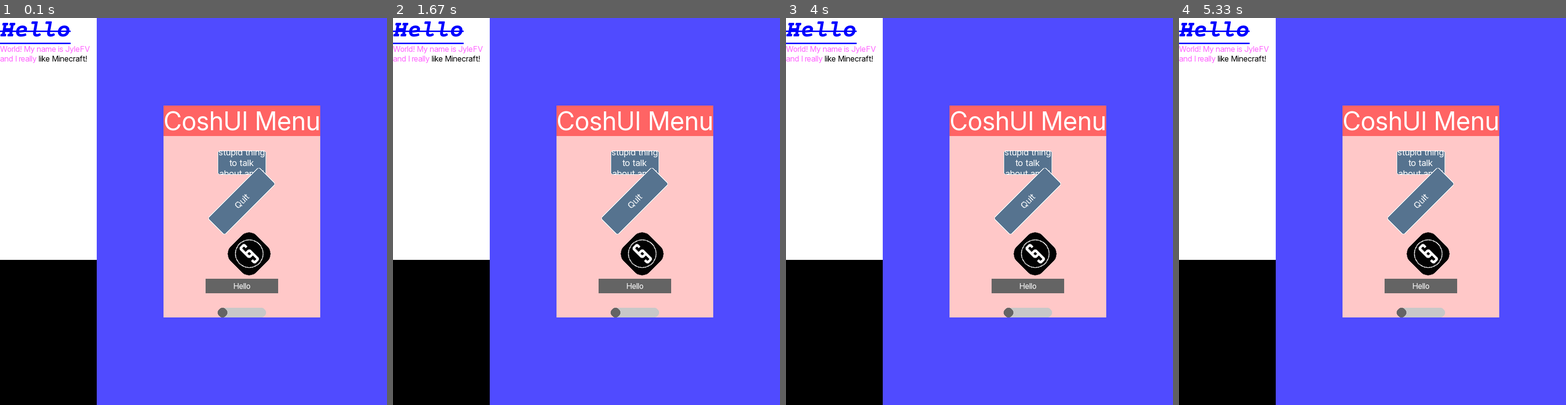
Above: before the commit, frames 1-4 (left to right).
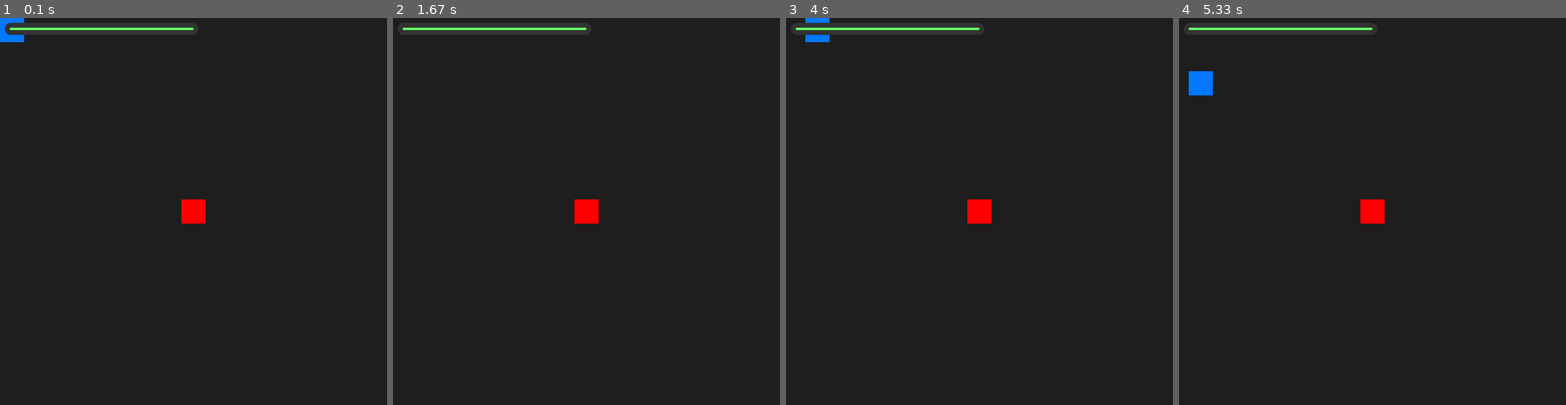
Above: after the commit, the same moments.

Repository: JyleFV/CoshUI
Game: pygame game, started from examples/example_pygame.py
The game is run twice, just before and just after one commit, with the same random seed, the same clock (stepped at 60 frames per second) and the same inputs.
Inputs (mouse positions are in pixels of both pictures, inside the frame that each line leads up to):
- Up to frame 1 (0.1 s): no input
- Up to frame 2 (1.67 s): hold D 0.33-0.8 s; move the mouse to (571, 226) at 0.37 s; hold W 0.83-1.13 s
- Up to frame 3 (4 s): hold A 1.67-2.2 s; hold S 2.23-2.53 s; hold A 2.57-2.97 s; hold D from 3.4 s (still down)
- Up to frame 4 (5.33 s): release D at 4.03 s; hold S 4.07-4.43 s; hold A 4.47-4.93 s; hold D from 4.97 s (still down)

The runs differ from the first frame. In frame 1, 100% of the frame differs, in the area x 0-100%, y 0-100%; in frame 2, 100%; in frame 3, 100%; in frame 4, 100%.

Commit message:
Fixed bold and italic bug in CoshML, CHANGELOG, and README

Diff:
--- a/examples/example_moderngl_glfw.py
+++ b/examples/example_moderngl_glfw.py
@@ -16,13 +16,13 @@
     ctx = moderngl.create_context()
     backend = cui.ModernGLBackend(ctx, cui.GLFW)
     itemList = ["Hello", "World", "My", "Name"]
-    cui.add_class("header", cui.TextStyle(color=(255, 0, 0), italic=True, font="Courier", bold=True, strikethrough=True, underline=True, font_size=48))
+    # cui.add_class("header", cui.TextStyle(color=(255, 0, 0), italic=True, font="Courier", bold=True, strikethrough=True, underline=True, font_size=48))
 
     while not glfw.window_should_close(window):
         ctx.clear(0.0, 0.0, 0.0, 1.0)
 
         with cui.CoshUIRenderer(backend, cui.DEBUG):
-            cui.RichLabel(id="first_rich", strikethrough=True, text="[header]Hello[/] [color=(100, 100, 255)]World! My name is JyleFV and I really[/] like Minecraft!", text_color=(0, 0, 0), text_align=cui. …(160 unchanged characters)…
+            cui.RichLabel(id="first_rich", text="[font_size=38 italic]Hello[/]", text_color=(0, 0, 0), text_align=cui. …(160 unchanged characters)…
             with cui.Container(id="container_1", width=cui.FILL, height=cui.FILL, style=cui.CoshStyling(background_color=(80, 75, 255)), align=cui.ALIGN_CENTER, justify=cui.JUSTIFY_CENTER):
                 with cui.Container(id="main_container", mouse_filter=cui.STOP, direction=cui.COLUMN, align=cui.ALIGN_CENTER, justify=cui.JUSTIFY_CENTER, gap=15, style=cui.CoshStyling(background_color=(255, 200, 200))):
                     cui.Label(id="main_label", text="CoshUI Menu", font_size=52, text_overflow=cui.TEXT_HIDDEN)
--- a/examples/example_pygame.py
+++ b/examples/example_pygame.py
@@ -1,58 +1,127 @@
+from abc import ABC, abstractmethod
+
 import pygame as py
 import coshui as cui
 
 WIDTH, HEIGHT = 800, 800
-FPS = 60
-BLACK = (0, 0, 0)
+
+class Entity(ABC):
+    def __init__(self, x, y, w, h, color):
+        self.x = x
+        self.y = y
+        self.width = w
+        self.height = h
+        self.color = color
+
+    @abstractmethod
+    def draw(self, screen):
+        pass
+
+    @abstractmethod
+    def update(self):
+        pass
+
+class Player(Entity):
+    def __init__(self, x, y, w, h, color):
+        super().__init__(x, y, w, h, color)
+        self.speed = 5
+        self.health = 100
+
+    def draw(self, screen):
+        py.draw.rect(screen, self.color, (self.x, self.y, self.width, self.height))
+
+    def update(self):
+        keys = py.key.get_pressed()
+        if keys[py.K_a]:
+            self.x -= self.speed
+        if keys[py.K_d]:
+            self.x += self.speed
+        if keys[py.K_w]:
+            self.y -= self.speed
+        if keys[py.K_s]:
+            self.y += self.speed
+
+class Game():
+    def __init__(self, width, height):
+        self.width = width
+        self.height = height
+        self.screen = py.display.set_mode((self.width, self.height))
+        py.display.set_caption("Two Rectangles - Pygame")
+
+        self.clock = py.time.Clock()
+        self.running = True
+
+        # 1. Player starts at (0, 0)
+        self.player = Player(0, 0, 50, 50, (0, 120, 255)) # Blue player
+
+        # 2. Static Red Rectangle in the middle (50x50)
+        center_x = (self.width // 2) - 25
+        center_y = (self.height // 2) - 25
+        self.center_rect = py.Rect(center_x, center_y, 50, 50)
+
+        cui.add_class("example", cui.CoshStyling(background_color=(255, 100, 100)))
+        cui.add_class("border", cui.CoshStyling(border=((0, 0, 255), 5)))
+
+    def run(self):
+        while self.running:
+            for event in py.event.get():
+                if event.type == py.QUIT:
+                    self.running = False
+
+            self.update()
+
+            # Rendering
+            self.screen.fill((30, 30, 30))
+
+            # Draw the static red rectangle in the middle
+            py.draw.rect(self.screen, (255, 0, 0), self.center_rect)
+
+            # Draw the player
+            self.player.draw(self.screen)
+
+            with cui.CoshUIRenderer(cui.PygameBackend(self.screen), cui.DEBUG):
+                with cui.Container(id="root", padding=10):
+                    with cui.Container(id="health_container", width=400, height=25, padding=10, style=cui.CoshStyling(background_color=(50, 50, 50), border_radius=20)):
+                        with cui.Container(id="health_bar", width=max(0, self.player.health * 3.8), height=cui.FILL, style=cui.CoshStyling(background_color=(100, 255, 100), border_radius=20)):
+                            pass
+                if self.player.health <= 0:
+                    with cui.Container(id="second_root", width=WIDTH, height=HEIGHT, positioning=cui.ABSOLUTE, align=cui.ALIGN_CENTER, justify=cui.JUSTIFY_CENTER, style=cui.CoshStyling(background_color=(0, 0, 0), alpha=0)):
+                        with cui.Container(id="dead_container", direction=cui.COLUMN, align=cui.ALIGN_CENTER, justify=cui.JUSTIFY_CENTER, gap=20):
+                            cui.RichLabel(id="title", text="[red font_size=48]You Died![/][blue] Haha[/]")
+                            cui.Button(id="restart_btn", text="Restart")
+                            cui.Button(id="quit_btn", text="Quit")
+
+            if self.player.health <= 0:
+                if self.player.health <= 0:
+                    cui.animate("alpha", "second_root", 255, 1.5, "ease_in")
+
+                if cui.get_signal("quit_btn", cui.CLICKED):
+                    self.running = False
+
+                if cui.get_signal("restart_btn", cui.CLICKED):
+                    self.player.x, self.player.y = 0, 0
+                    self.player.health = 100
+
+            py.display.flip()
+            self.clock.tick(60)
+
+        py.quit()
+
+    def update(self):
+        self.player.update()
+
+        # Rect representation of the player
+        player_rect = py.Rect(self.player.x, self.player.y, self.player.width, self.player.height)
+
+        # Check if the player's rect collides with the center cube
+        if player_rect.colliderect(self.center_rect):
+            # Lower health (e.g., reduce by 1 per frame or use a timer)
+            self.player.health = max(0, self.player.health - 1)
 
 def main():
     py.init()
-    screen = py.display.set_mode((WIDTH, HEIGHT))
-    py.display.set_caption("Pygame CoshUI Test")
-    clock = py.time.Clock()
-
-    cui.add_class("label_color", cui.CoshStyling(background_color=(100, 255, 100)))
-    cui.add_class("header", cui.TextStyle(color=(0, 0, 255), italic=True, font="Courier", bold=True, strikethrough=True, underline=True, font_size=48))
-
-    itemList = ["Hello", "World", "My", "Name"]
-
-    running = True
-    while running:
-        for event in py.event.get():
-            if event.type == py.QUIT:
-                running = False
-
-        screen.fill(BLACK)
-
-        with cui.CoshUIRenderer(cui.PygameBackend(screen), cui.DEBUG):
-            cui.RichLabel(id="first_rich", text="[header]Hello[/][color=(255, 100, 255)] World! My name is JyleFV and I really[/] like Minecraft!", text_color=(0, 0, 0), text_align=cui.TEXT_ALIGN_TOP, text_justify=cui.TEXT_JUSTIFY_LEFT, width=200, height=500, text_overflow=cui.TEXT_WRAP, style=cui.CoshStyling(background_color=(255, 255, 255)))
-            with cui.Container(id="container_1", width=cui.FILL, height=cui.FILL, style=cui.CoshStyling(background_color=(80, 75, 255)), align=cui.ALIGN_CENTER, justify=cui.JUSTIFY_CENTER):
-                with cui.Container(id="main_container", direction=cui.COLUMN, align=cui.ALIGN_CENTER, justify=cui.JUSTIFY_CENTER, gap=30, style=cui.CoshStyling(background_color=(255, 200, 200))):
-                    cui.Label(id="main_label", text="CoshUI Menu", font_size=52, style=cui.CoshStyling(background_color=(255, 100, 100)))
-                    cui.Button(id="settings_button", text="Settings is a stupid thing to talk about and I don't like it", text_overflow=cui.TEXT_WRAP, height=50, text_justify=cui.TEXT_JUSTIFY_CENTER)
-                    cui.Button(id="quit_button", text="Quit", height=50, width=150, style=cui.CoshStyling(transform_rotation=45.0))
-                    cui.Image(id="test_image", src="assets/image.png", width=75, height=75, style=cui.CoshStyling(transform_rotation=45.0))
-                    cui.Dropdown(id="dropdown", item_list=itemList)
-                    cui.Slider(id="slider", width=100)
-
-        if cui.get_signal("settings_button", cui.CLICKED):
-            cui.animate("transform_scale", "main_label", 1.2, 0.25, "ease_in")
-            cui.animate("background_color", "main_container", (255, 0, 0), 1.5, "ease_in")
-        if cui.get_signal("settings_button", cui.RELEASED):
-            cui.animate("transform_scale", "main_label", 1.0, 0.25, "ease_in")
-            cui.animate("background_color", "main_container", (255, 200, 200), 1.5, "ease_out")
-
-        if cui.get_signal("quit_button", cui.HOVER_ENTER):
-            cui.animate("transform_rotation", "first_rich", 0.0, 0.5, "ease_out_bounce")
-        if cui.get_signal("quit_button", cui.HOVER_EXIT):
-            cui.animate("transform_rotation", "first_rich", 45.0, 0.5, "ease_out_bounce")
-        if cui.get_signal("quit_button", cui.CLICKED):
-            running = False
-
-        py.display.flip()
-        clock.tick(FPS)
-
-    py.quit()
+    game = Game(WIDTH, HEIGHT)
+    game.run() # Handles the loop internally and exits cleanly
 
 if __name__ == "__main__":
     main()
--- a/src/coshui/backends/frameworks/pygame_backend.py
+++ b/src/coshui/backends/frameworks/pygame_backend.py
@@ -181,11 +181,11 @@
             if data.background_color:
                 self._draw_rect(true_x, true_y, scaled_w, scaled_h, data.background_color, data.border_radius, data.alpha, data.border, data.clip_rect, data.transform_rotation)
 
+            if data.image_src:
+                self._draw_image(data.image_src, true_x, true_y, scaled_w, scaled_h, data.alpha, data.clip_rect, data.transform_rotation)
+
             if data.text_data:
                 self._draw_text(data.text_data, true_x, true_y, scaled_w, scaled_h, data.alpha, data.transform_rotation, data.clip_rect, scale)
-
-            if data.image_src:
-                self._draw_image(data.image_src, true_x, true_y, scaled_w, scaled_h, data.alpha, data.clip_rect, data.transform_rotation)
 
     def get_size(self) -> tuple[int, int]:
         return pygame.display.get_surface().get_size()
--- a/src/coshui/backends/frameworks/raylib_backend.py
+++ b/src/coshui/backends/frameworks/raylib_backend.py
@@ -187,11 +187,11 @@
             if data.background_color:
                 self._draw_rect(true_x, true_y, scaled_w, scaled_h, data.background_color, data.border_radius, data.alpha, data.border, data.clip_rect, data.transform_rotation)
 
+            if data.image_src:
+                self._draw_image(data.image_src, true_x, true_y, scaled_w, scaled_h, data.alpha, data.clip_rect, data.transform_rotation)
+
             if data.text_data:
                 self._draw_text(data.text_data, true_x, true_y, scaled_w, scaled_h, data.alpha, data.transform_rotation, data.clip_rect, scale)
-
-            if data.image_src:
-                self._draw_image(data.image_src, true_x, true_y, scaled_w, scaled_h, data.alpha, data.clip_rect, data.transform_rotation)
 
     def get_size(self):
         return (raylibpy.get_screen_width(), raylibpy.get_screen_height())
--- a/src/coshui/backends/graphics/gl_related/moderngl_backend.py
+++ b/src/coshui/backends/graphics/gl_related/moderngl_backend.py
@@ -257,11 +257,11 @@
             if data.background_color:
                 self._draw_rect(true_x, true_y, scaled_w, scaled_h, data.background_color, data.border_radius, data.alpha, data.border, data.clip_rect, data.transform_rotation)
 
+            if data.image_src:
+                self._draw_image(data.image_src, true_x, true_y, scaled_w, scaled_h, data.alpha, data.clip_rect, data.transform_rotation)
+
             if data.text_data:
                 self._draw_text(data.text_data, true_x, true_y, scaled_w, scaled_h, data.alpha, data.transform_rotation, data.clip_rect, scale)
-
-            if data.image_src:
-                self._draw_image(data.image_src, true_x, true_y, scaled_w, scaled_h, data.alpha, data.clip_rect, data.transform_rotation)
 
     def get_size(self):
         return self.driver._get_size()
--- a/src/coshui/backends/graphics/gl_related/pyopengl_backend.py
+++ b/src/coshui/backends/graphics/gl_related/pyopengl_backend.py
@@ -27,7 +27,7 @@
             raise ImportError(
                 "PyOpenGL is not installed. Please install it using `pip install coshui[pyopengl]`."
             )
-        if driver is not Windower.GLFW:
+        if driver is Windower.MGLW:
             raise CoshUIError("PyOpenGL does not take in the MGLW driver.")
 
         self.driver = driver.value()
@@ -265,11 +265,11 @@
             if data.background_color:
                 self._draw_rect(true_x, true_y, scaled_w, scaled_h, data.background_color, data.border_radius, data.alpha, data.border, data.clip_rect, data.transform_rotation)
 
+            if data.image_src:
+                self._draw_image(data.image_src, true_x, true_y, scaled_w, scaled_h, data.alpha, data.clip_rect, data.transform_rotation)
+
             if data.text_data:
                 self._draw_text(data.text_data, true_x, true_y, scaled_w, scaled_h, data.alpha, data.transform_rotation, data.clip_rect, scale)
-
-            if data.image_src:
-                self._draw_image(data.image_src, true_x, true_y, scaled_w, scaled_h, data.alpha, data.clip_rect, data.transform_rotation)
 
     def get_size(self):
         return self.driver._get_size()
--- a/src/coshui/text_engine.py
+++ b/src/coshui/text_engine.py
@@ -161,13 +161,13 @@
 
     return style
 
-def parse_coshml(text: str, text_color: tuple, font: str, font_size: int, letter_spacing : float, word_spacing : float, line_spacing : float, text_justify, text_align, text_overflow, color, strikethrough, underline, bold, italic) -> TextData:
+def parse_coshml(text: str, text_color: tuple, font: str, font_size: int, letter_spacing : float, word_spacing : float, line_spacing : float, text_justify, text_align, text_overflow, strikethrough, underline, bold, italic) -> TextData:
     tokens = tokenize(text)
     context = TextData(
         letter_spacing=letter_spacing, word_spacing=word_spacing,
         line_spacing=line_spacing, text_align=text_align,
         text_justify=text_justify, text_overflow=text_overflow,
-        raw_text=text, default_color=color, default_font=font, default_font_size=font_size
+        raw_text=text, default_color=text_color, default_font=font, default_font_size=font_size
     )
 
     base_style = TextStyle(color=text_color, font=font, font_size=font_size, strikethrough=strikethrough, underline=underline, bold=bold, italic=italic)
@@ -219,10 +219,8 @@
     override_font = overrides.get("font", None)
     override_bold = overrides.get("bold", current.bold)
     override_italic = overrides.get("italic", current.italic)
-    if override_font is not None:
-        font = TAGS["font"](override_font, override_bold, override_italic)
-    else:
-        font = current.font
+
+    font = TAGS["font"](override_font, override_bold, override_italic)
 
     # Font size
     override_font_size = overrides.get("font_size", None)
--- a/src/coshui/widgets.py
+++ b/src/coshui/widgets.py
@@ -158,7 +158,7 @@
                 self.font, self.font_size,
                 self.letter_spacing, self.word_spacing,
                 self.line_spacing, self.text_justify, self.text_align,
-                self.text_overflow, self.text_color, self.strikethrough, self.underline,
+                self.text_overflow, self.strikethrough, self.underline,
                 self.bold, self.italic
             )
             CoshUI.set_state(self.id, "text_data", parsed_text)
--- a/tests/coshml_test.py
+++ b/tests/coshml_test.py
@@ -13,7 +13,11 @@
     line_spacing=None,
     text_justify=None,
     text_align=None,
-    text_overflow=None
+    text_overflow=None,
+    bold=False,
+    italic=False,
+    underline=False,
+    strikethrough=False,
 )
 
 
@@ -145,18 +149,23 @@
 
     assert data_1 != data_2
 
+
 def test_text_data_cache_state():
     data = parse_coshml(
-        "Hello",
-        (255, 255, 255),
-        "Arial.ttf",
-        16,
-        1.0,
-        2.0,
-        3.0,
-        CoshTextJustify.CENTER,
-        CoshTextAlign.CENTER,
-        CoshTextOverflow.VISIBLE,
+        text="Hello",
+        text_color=(255, 255, 255),
+        font="Arial.ttf",
+        font_size=16,
+        letter_spacing=1.0,
+        word_spacing=2.0,
+        line_spacing=3.0,
+        text_justify=CoshTextJustify.CENTER,
+        text_align=CoshTextAlign.CENTER,
+        text_overflow=CoshTextOverflow.VISIBLE,
+        bold=False,
+        italic=False,
+        underline=False,
+        strikethrough=False,
     )
 
     expected = {
@@ -174,33 +183,65 @@
 
     assert data.cached_state() == expected
 
+
 def test_text_data_cache_state_uses_raw_text():
     red = parse_coshml(
-        "[red]Hello[/]",
-        (255, 255, 255),
-        "Arial.ttf",
-        16,
-        None,
-        None,
-        None,
-        CoshTextJustify.CENTER,
-        CoshTextAlign.CENTER,
-        CoshTextOverflow.VISIBLE,
+        text="[red]Hello[/]",
+        text_color=(255, 255, 255),
+        font="Arial.ttf",
+        font_size=16,
+        letter_spacing=None,
+        word_spacing=None,
+        line_spacing=None,
+        text_justify=CoshTextJustify.CENTER,
+        text_align=CoshTextAlign.CENTER,
+        text_overflow=CoshTextOverflow.VISIBLE,
+        bold=False,
+        italic=False,
+        underline=False,
+        strikethrough=False,
     )
 
     blue = parse_coshml(
-        "[blue]Hello[/]",
-        (255, 255, 255),
-        "Arial.ttf",
-        16,
-        None,
-        None,
-        None,
-        CoshTextJustify.CENTER,
-        CoshTextAlign.CENTER,
-        CoshTextOverflow.VISIBLE,
+        text="[blue]Hello[/]",
+        text_color=(255, 255, 255),
+        font="Arial.ttf",
+        font_size=16,
+        letter_spacing=None,
+        word_spacing=None,
+        line_spacing=None,
+        text_justify=CoshTextJustify.CENTER,
+        text_align=CoshTextAlign.CENTER,
+        text_overflow=CoshTextOverflow.VISIBLE,
+        bold=False,
+        italic=False,
+        underline=False,
+        strikethrough=False,
     )
 
     assert red.text == blue.text
     assert red.raw_text != blue.raw_text
     assert red.cached_state() != blue.cached_state()
+
+
+def test_text_data_bold_italic():
+    data = parse_coshml(
+        text="[bold italic]Hello[/]",
+        text_color=(255, 255, 255),
+        font="Inter",
+        font_size=16,
+        letter_spacing=None,
+        word_spacing=None,
+        line_spacing=None,
+        text_justify=CoshTextJustify.CENTER,
+        text_align=CoshTextAlign.CENTER,
+        text_overflow=CoshTextOverflow.VISIBLE,
+        bold=False,
+        italic=False,
+        underline=False,
+        strikethrough=False,
+    )
+
+    assert len(data.runs) == 1
+    assert data.runs[0].bold is True
+    assert data.runs[0].italic is True
--- a/tests/layout_test.py
+++ b/tests/layout_test.py
@@ -17,15 +17,15 @@
 
 def test_container_fill_and_auto_sizing():
     with cui.Container(width=200, padding=10) as parent:
-        child = cui.Button(id="btn", text="Hello", width=cui.FILL, height=30)
+        child = cui.Container(id="container", width=cui.FILL, height=30)
 
     finalize_defaults(parent)
     measure(parent)
     layout(parent, 0.0, 0.0)
 
     assert parent.width == 200
-    assert parent.height == 30 + (parent.padding * 2)
-    assert child.width == 200 - (parent.padding * 2)
+    assert parent.height == 30 + (parent.padding.vertical)
+    assert child.width == 200 - (parent.padding.horizontal)
     assert child._x == 10.0
     assert child._y == 10.0
 
@@ -37,8 +37,8 @@
     measure(parent)
     layout(parent, 0.0, 0.0)
 
-    assert child.width == ((parent.width) - (parent.padding * 2)) * 0.50
-    assert child.height == ((parent.width) - (parent.padding * 2)) * 0.75
+    assert child.width == ((parent.width) - (parent.padding.horizontal)) * 0.50
+    assert child.height == ((parent.width) - (parent.padding.vertical)) * 0.75
 
 @pytest.fixture(autouse=True)
 def clear_coshui_state():
Not shown, changed: README.md
Not shown, changed: CHANGELOG.md
